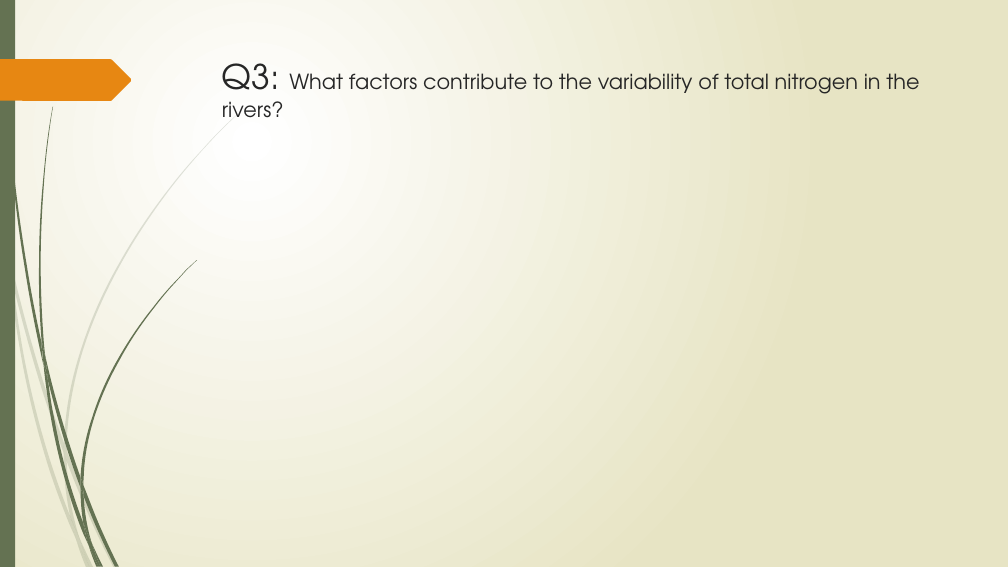
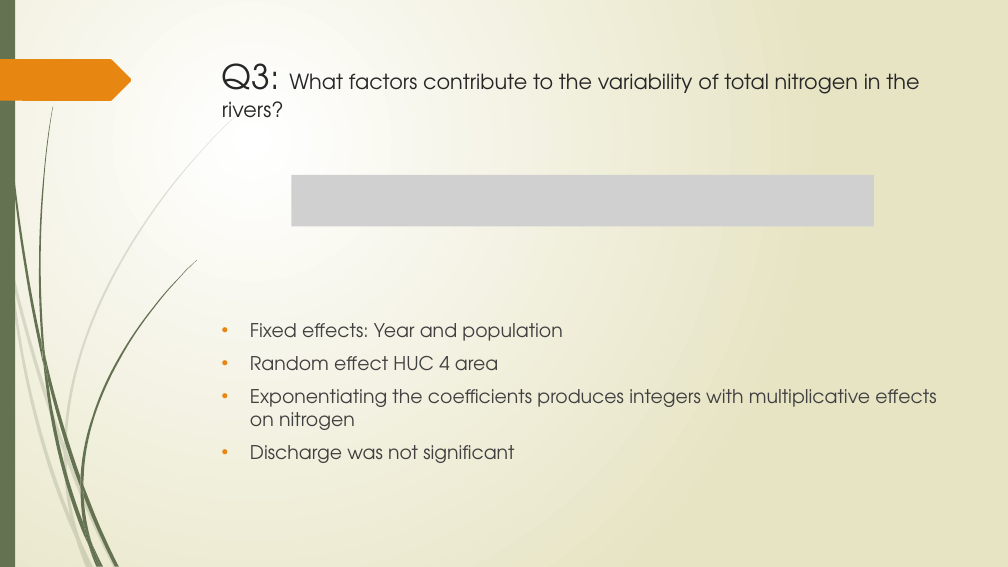
Before and after one commit to forkhala/Hydrologic_Data_Analysis_Final_Proj, a slide deck: slide 9 of TeamDocs/Examining the Hydrologic Properties of the Missouri River.pptx. Drawn at 1008x567 pixels with LibreOffice and Linux fonts; fonts in the diff are those of the drawing; grey boxes stand for pictures. Boxes give left, top, right and bottom in pixels: in the first picture for what was removed or moved away, otherwise in the second. Text is boxed around its words. In the diff, an @@ line names an element or a change of style, - is before the commit and + after.

```diff
--- a/TeamDocs/Examining the Hydrologic Properties of the Missouri River.pptx
+++ b/TeamDocs/Examining the Hydrologic Properties of the Missouri River.pptx
@@ picture added at (291, 175, 874, 226) @@
@@ text added at (250, 323, 936, 463), 18 pt, text #404040 @@
+• Fixed effects: Year and population
+• Random effect HUC 4 area
+• Exponentiating the coefficients produces integers with multiplicative effects on nitrogen
+• Discharge was not significant
```
Also in this commit, not shown: 1 slide added, 1 slide removed, 1 other file.
